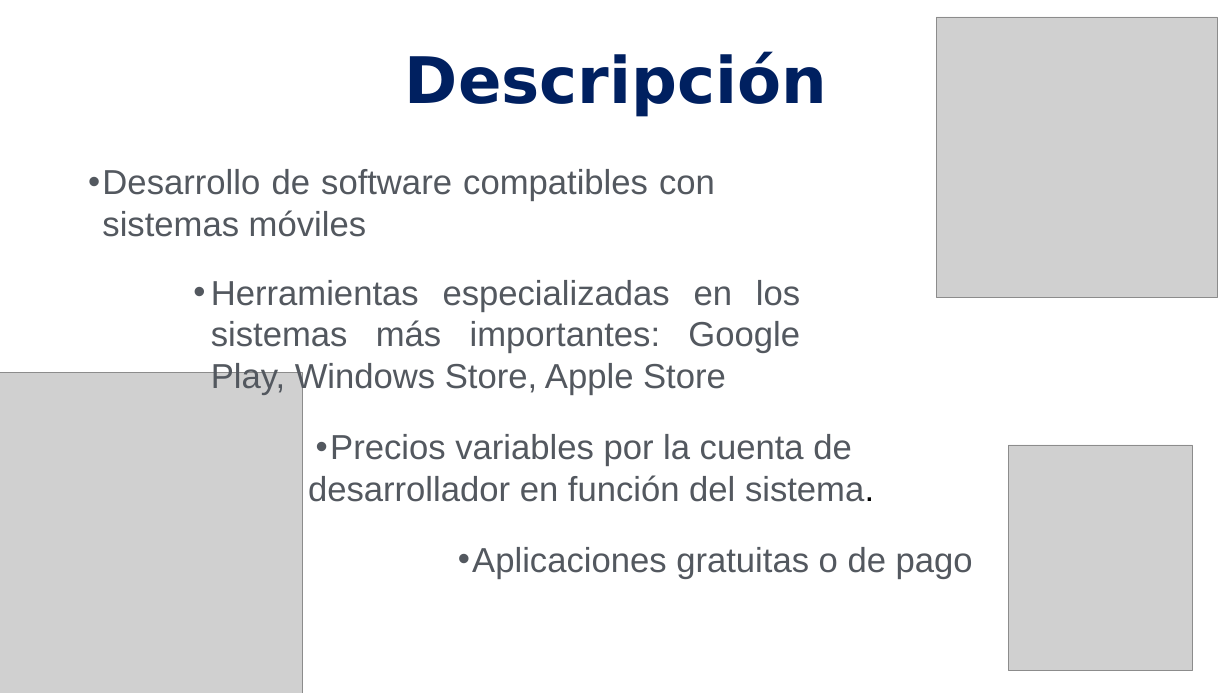
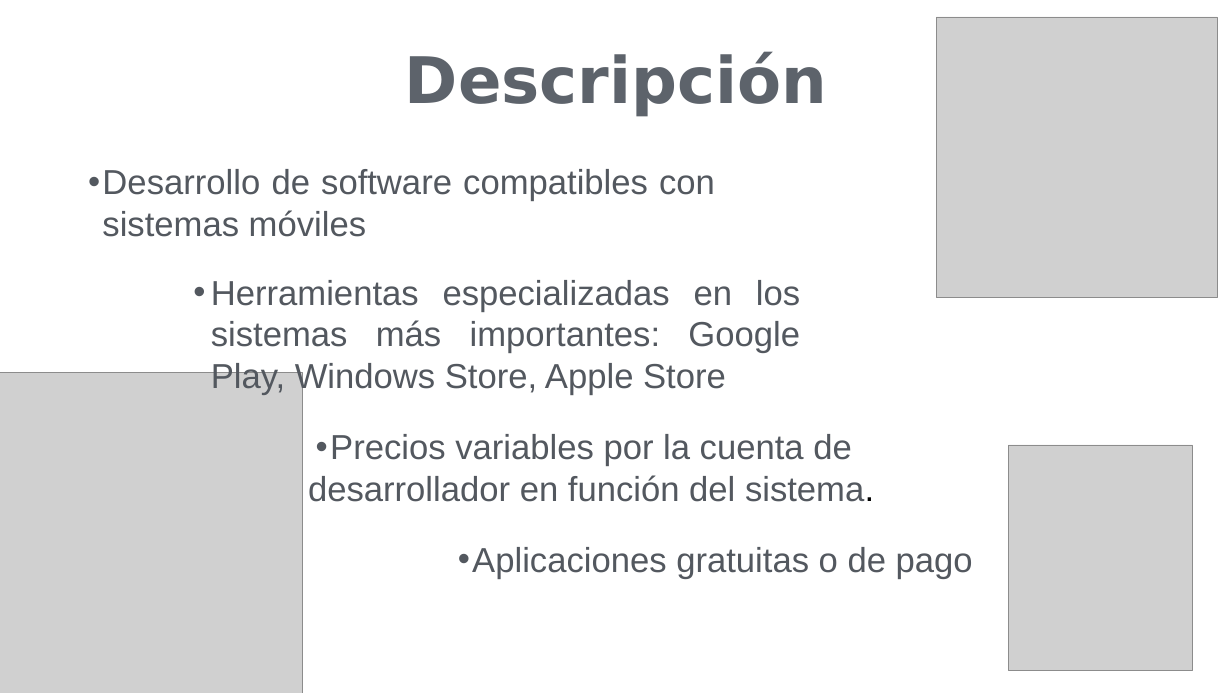
Before and after one commit to Patricia-Sotodosos/TG1, a slide deck: slide 2 of TG1_final.pptx. Drawn at 1232x693 pixels with LibreOffice and Linux fonts; fonts in the diff are those of the drawing; grey boxes stand for pictures. Boxes give left, top, right and bottom in pixels: in the first picture for what was removed or moved away, otherwise in the second. Text is boxed around its words. In the diff, an @@ line names an element or a change of style, - is before the commit and + after.

```diff
--- a/TG1_final.pptx
+++ b/TG1_final.pptx
@@ title "Descripción" at (405, 51, 827, 117): text colour #002060 to #5D636B @@
```
Also in this commit, not shown: 9 other slides changed, 2 slides added, 1 slide removed, 2 other files.
